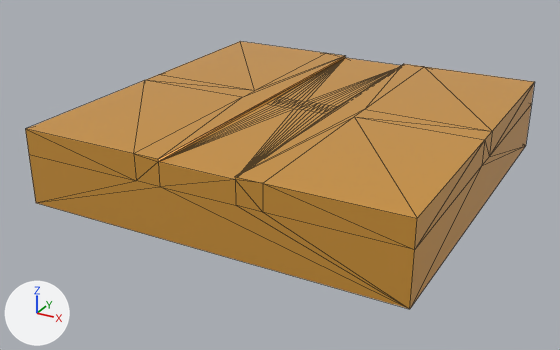
A saved change to the glTF model public/models/tile-road-straight-crosswalk.glb.
Before and after are seen from a 50 mm camera at (27.0, -52.8, 19.7) aimed at (-1.0, -1.9, -5.7). Lighting does not change. The marker at lower left points along +X, +Y and +Z. Mesh edges are drawn as thin lines. Where no turn or scale is listed for an object, it has been applied to the vertices.

Names of what the first picture shows: 'tile-road-straight-crosswalk'.
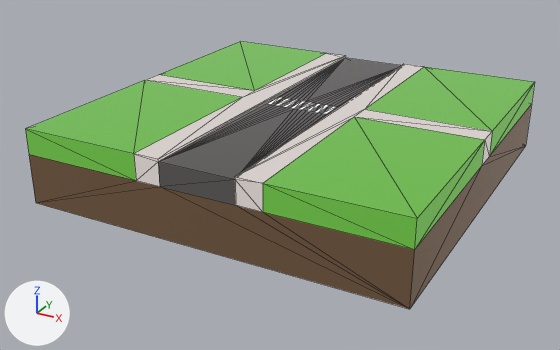
Location of each change, (x1, y1, x2, y2) in pixels of the pictures (560 x 350 px):
```json
{"object": "tile-road-straight-crosswalk", "change": "recoloured", "before": [25, 41, 534, 309], "after": [25, 41, 534, 309]}
```

The change, as JSON lines over the scene's bpy script:
```json
{"op": "add", "block": "img_base", "code": ["img_base = load_image('base', '_unpacked/base', 1024, 1024, 'sRGB')"]}
{"op": "add", "block": "mat_lowpoly_colors_001", "code": ["mat_lowpoly_colors_001 = bpy.data.materials.new('LOWPOLY-COLORS.001')", "# uses the picture img_base"]}
{"block": "me_tile_road_straight_crosswalk", "where": "me_tile_road_straight_crosswalk.from_pydata(...)  # 76 vertices, 146 faces; spans x -15.0..15.0, y -15.0..15.0, z -6.0..0.0"}
{"op": "remove", "block": "me_tile_road_straight_crosswalk", "code": "me_tile_road_straight_crosswalk.materials.append(mat_lowpoly_colors)  # orange #e7a747"}
{"op": "add", "block": "me_tile_road_straight_crosswalk", "code": "me_tile_road_straight_crosswalk.materials.append(mat_lowpoly_colors_001)"}
```
